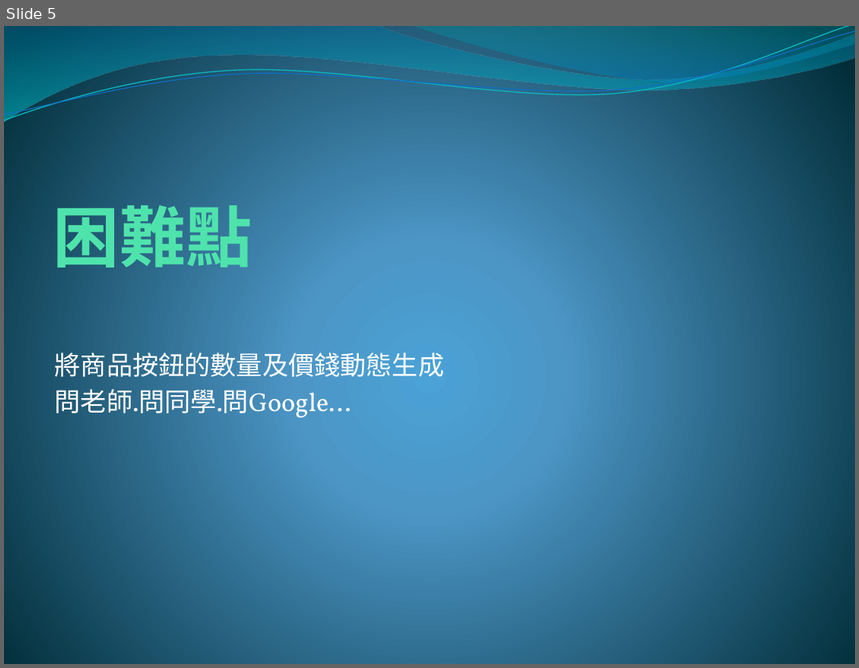
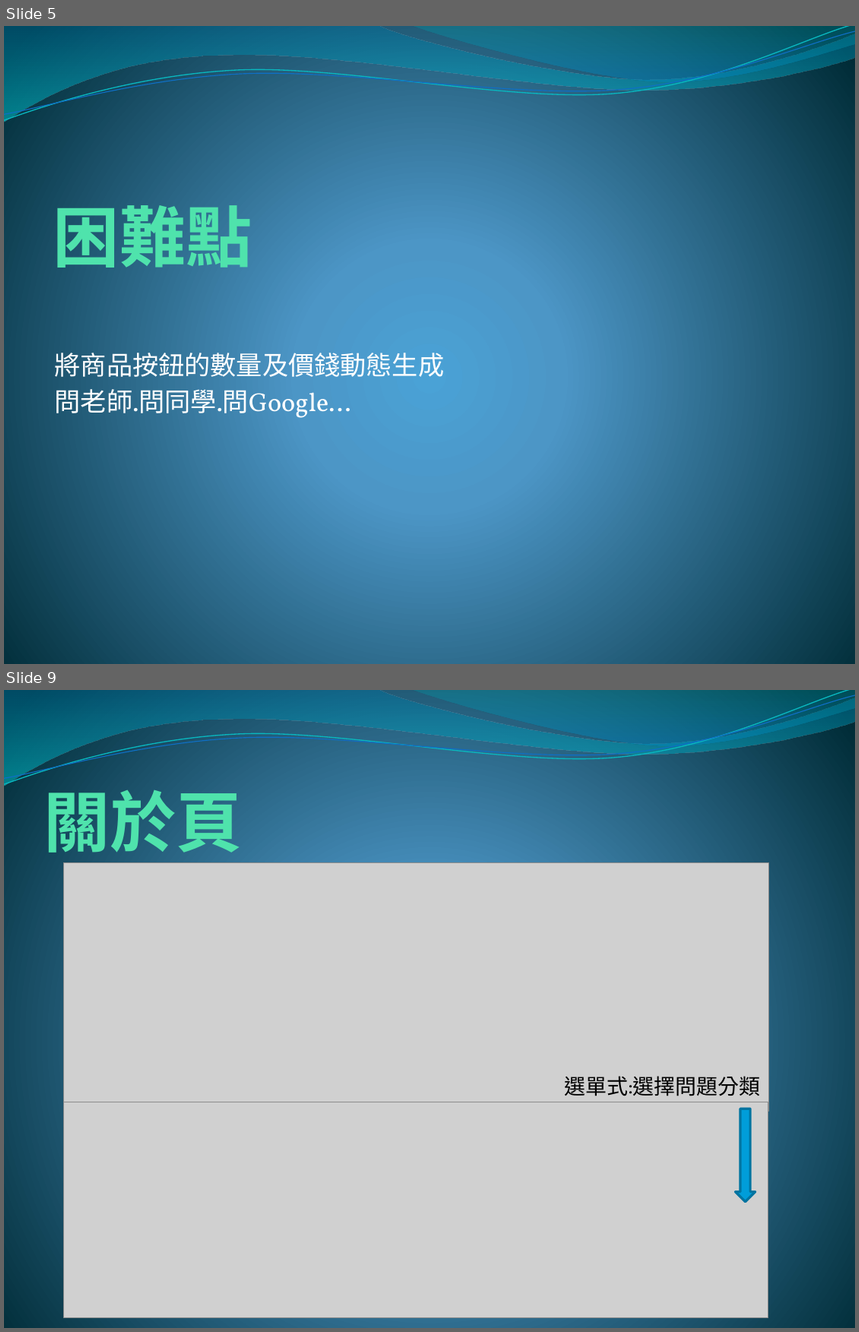
Before and after one commit to Youngdi/shopcar, a slide deck: 海鮮訂購網站.pptx. Shown one above the other, each under a label of ours: slide 5 before the commit, slides 5 and 9 after it; the slides between them are not shown. The pictures are 859x668 and 859x1332 pixels, drawn with LibreOffice and Linux fonts; fonts in the diff are those of the drawing; grey boxes stand for pictures. Boxes give left, top, right and bottom in pixels: in the first picture for what was removed or moved away, otherwise in the second. Text is boxed around its words. In the diff, an @@ line names an element or a change of style, - is before the commit and + after.

```diff
--- a/海鮮訂購網站.pptx
+++ b/海鮮訂購網站.pptx
@@ slide 9 added at (4,690,855,1328), background gradient #4AA0D6 to #4C98C7 to #002C38; not listed: 4 template elements that a slide beside it also shows @@
@@ title added at (44,779,243,853), 56 pt, text #50E3AC, bold @@
+關於頁
@@ picture added at (63,863,769,1111) @@
@@ text added at (564,1076,761,1097), 18 pt, text #000000 @@
+選單式:選擇問題分類
@@ picture added at (63,1102,768,1319) @@
@@ down arrow added at (735,1109,755,1201), fill #009DD9, outline #0074A1 2 pt @@
```
Also in this commit, not shown: 3 other slides added, 6 other files.
